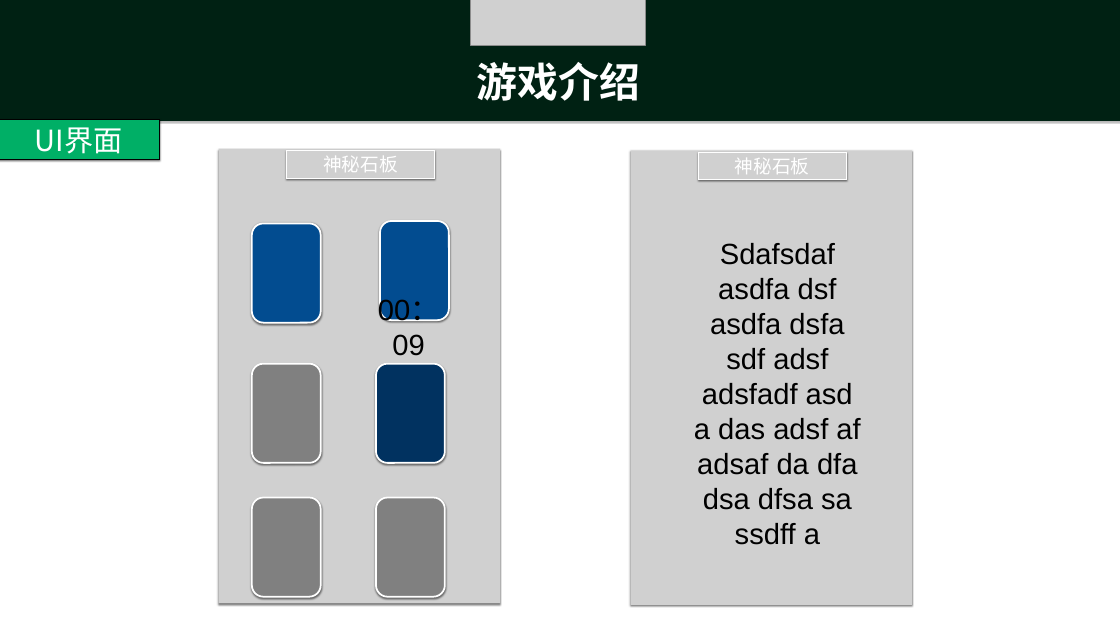
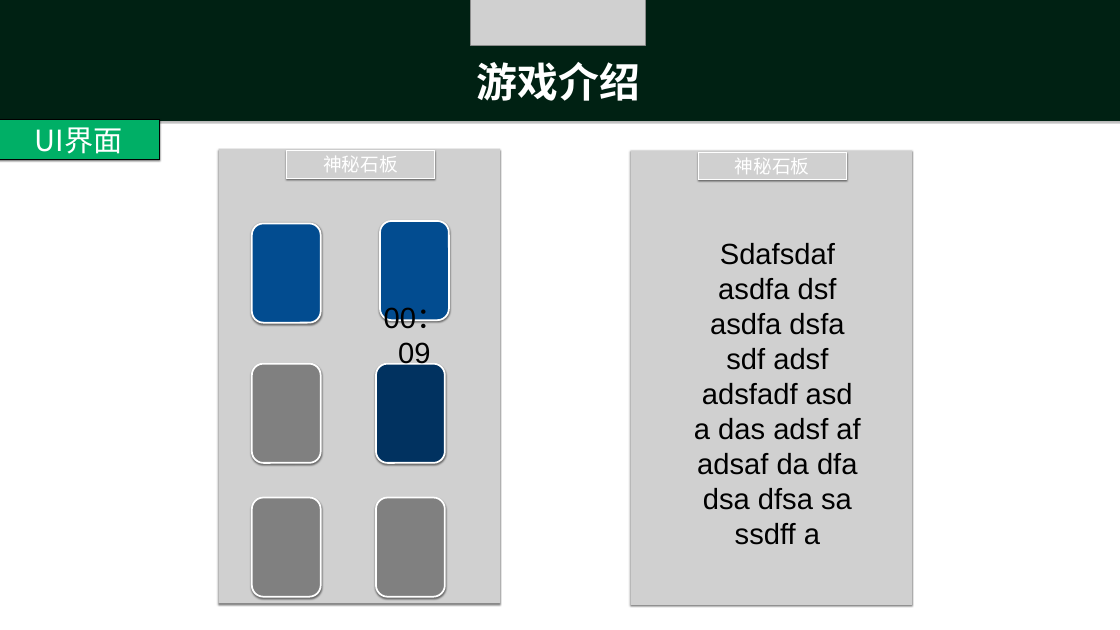
Before and after one commit to ThreePeopleGame/Death, a slide deck: slide 9 of 游戏内容/文字游戏新故事.pptx. Drawn at 1120x630 pixels with LibreOffice and Linux fonts; fonts in the diff are those of the drawing; grey boxes stand for pictures. Boxes give left, top, right and bottom in pixels: in the first picture for what was removed or moved away, otherwise in the second. Text is boxed around its words. In the diff, an @@ line names an element or a change of style, - is before the commit and + after.

```diff
--- a/游戏内容/文字游戏新故事.pptx
+++ b/游戏内容/文字游戏新故事.pptx
@@ text "00：09" rewrapped from [378, 298, 440, 356] to [384, 306, 446, 370] @@
```
Also in this commit, not shown: 1 other slide changed, 4 slides added, 1 other file.
